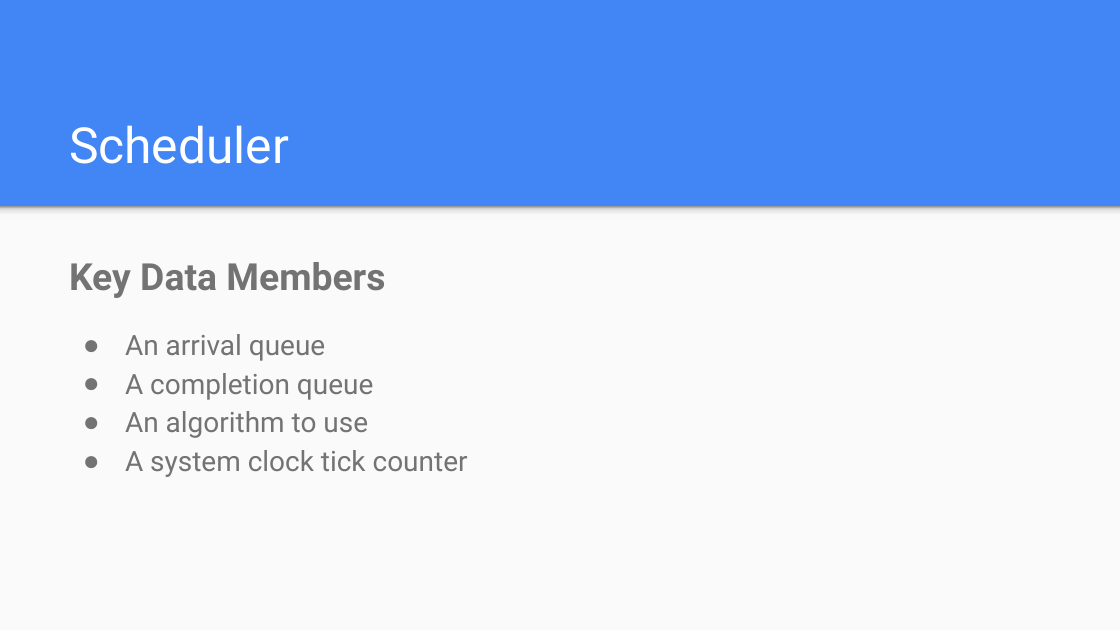
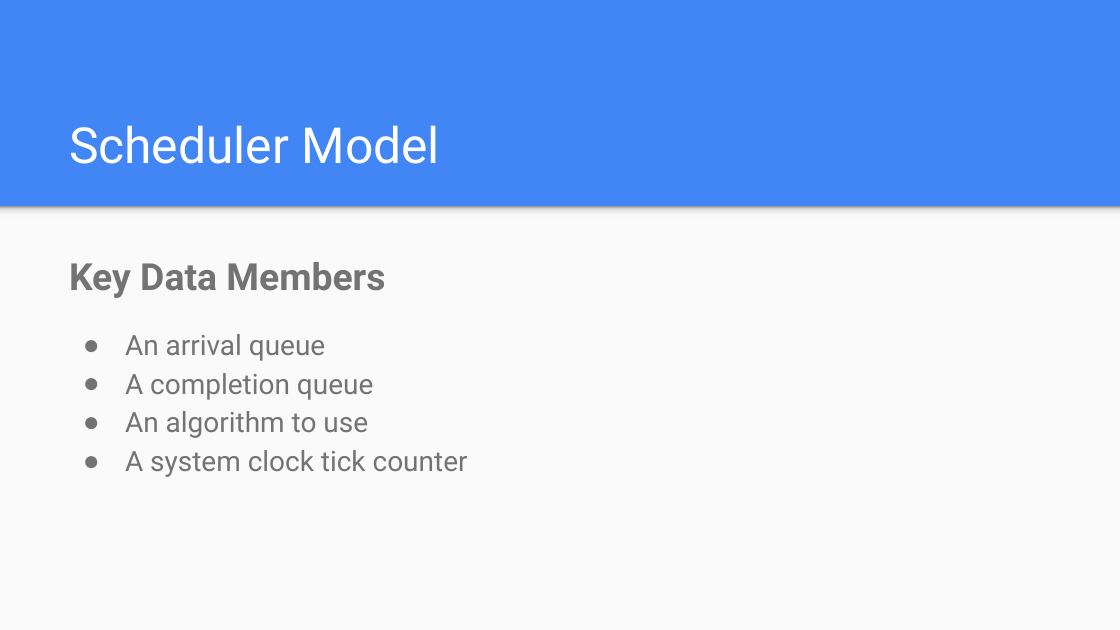
Before and after one commit to ryjen/scheduling-algos, a slide deck: slide 5 of scheduling/slides.pptx. Drawn at 1120x630 pixels with LibreOffice and Linux fonts; fonts in the diff are those of the drawing. Boxes give left, top, right and bottom in pixels: in the first picture for what was removed or moved away, otherwise in the second. Text is boxed around its words. In the diff, an @@ line names an element or a change of style, - is before the commit and + after.

```diff
--- a/scheduling/slides.pptx
+++ b/scheduling/slides.pptx
@@ title at [69, 125, 440, 164]: text changed @@
-Scheduler
+Scheduler Model
```
Also in this commit, not shown: 5 other slides changed, 1 other file.
